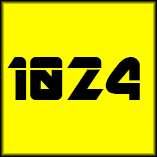
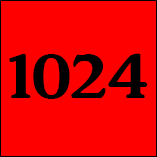
The second 157 × 157 image is a revision of the first. Changes to its layers:
painted on "1024" over bbox(7, 53, 148, 100)
painted on "Layer 1" over bbox(1, 1, 156, 156)
